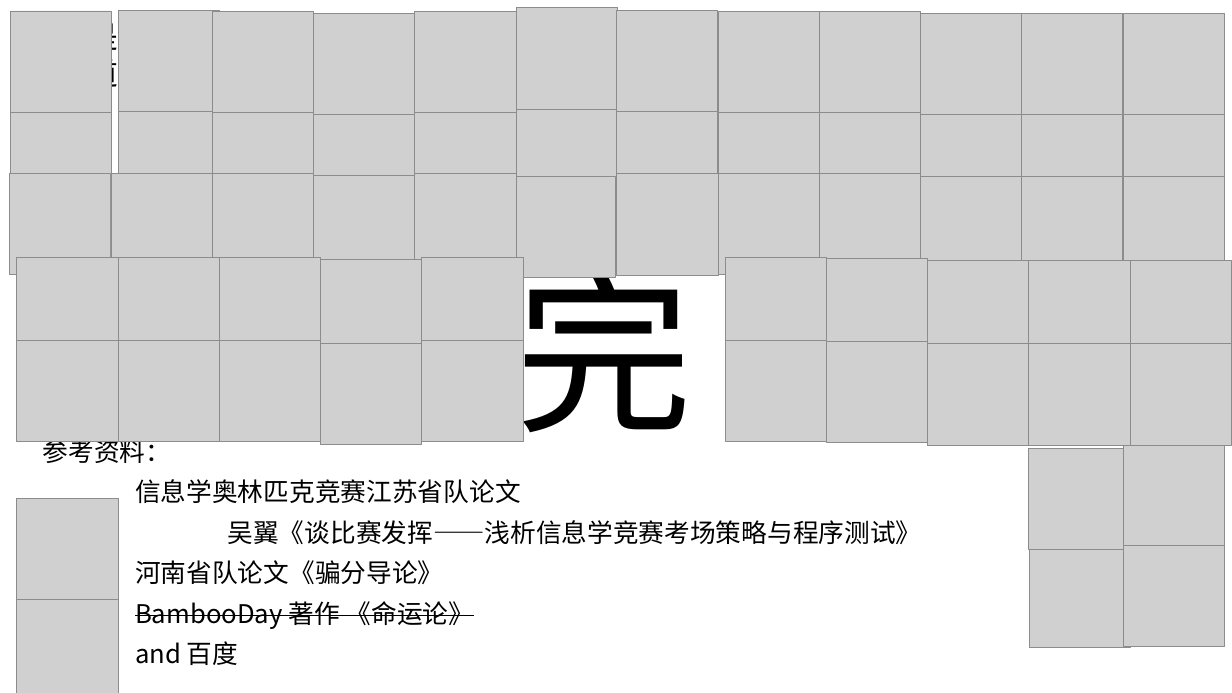
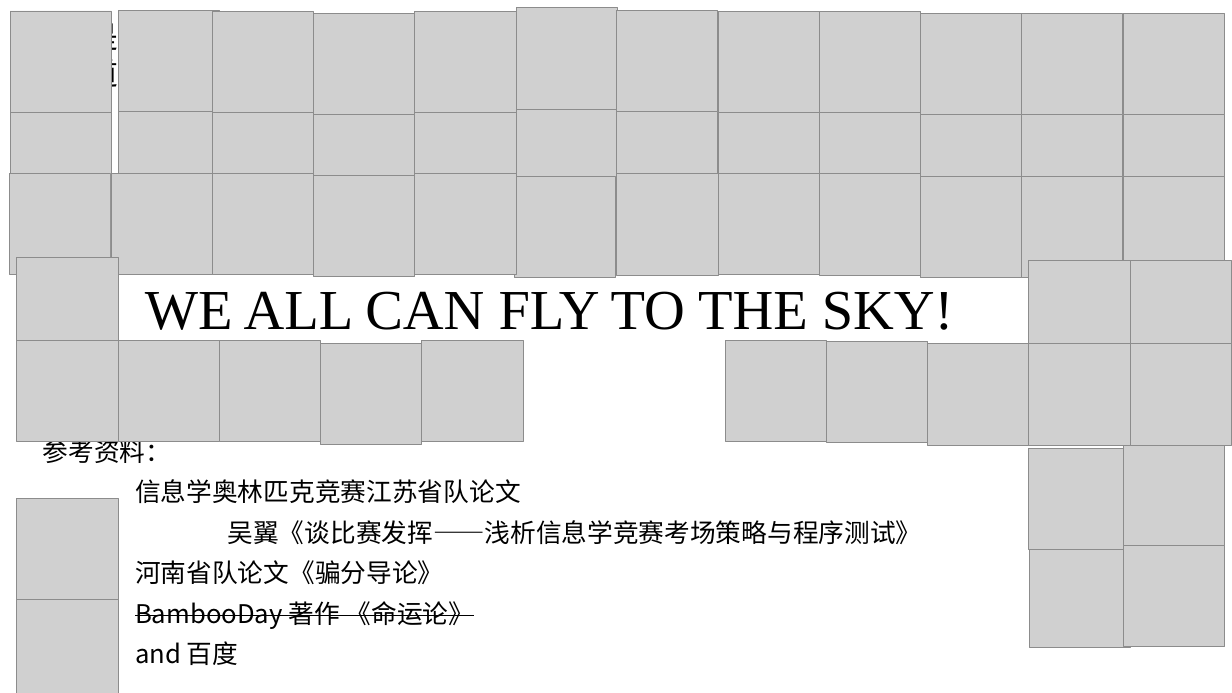
Before and after one commit to BambooDay/OI, a slide deck: slide 12 of 激情演讲.pptx. Drawn at 1232x693 pixels with LibreOffice and Linux fonts; fonts in the diff are those of the drawing; grey boxes stand for pictures. Boxes give left, top, right and bottom in pixels: in the first picture for what was removed or moved away, otherwise in the second. Text is boxed around its words. In the diff, an @@ line names an element or a change of style, - is before the commit and + after.

```diff
--- a/激情演讲.pptx
+++ b/激情演讲.pptx
@@ picture removed at (118,257,220,359) @@
@@ picture removed at (219,257,321,359) @@
@@ picture removed at (321,260,422,361) @@
@@ picture removed at (422,257,524,359) @@
@@ picture removed at (726,257,827,359) @@
@@ picture removed at (827,258,929,360) @@
@@ picture removed at (927,261,1029,362) @@
@@ title at (145,291,954,330): text changed; size 138 to 44 pt; font Noto Sans CJK SC to Times New Roman @@
-完
+WE ALL CAN FLY TO THE SKY!
```
Also in this commit, not shown: 1 other slide changed.
